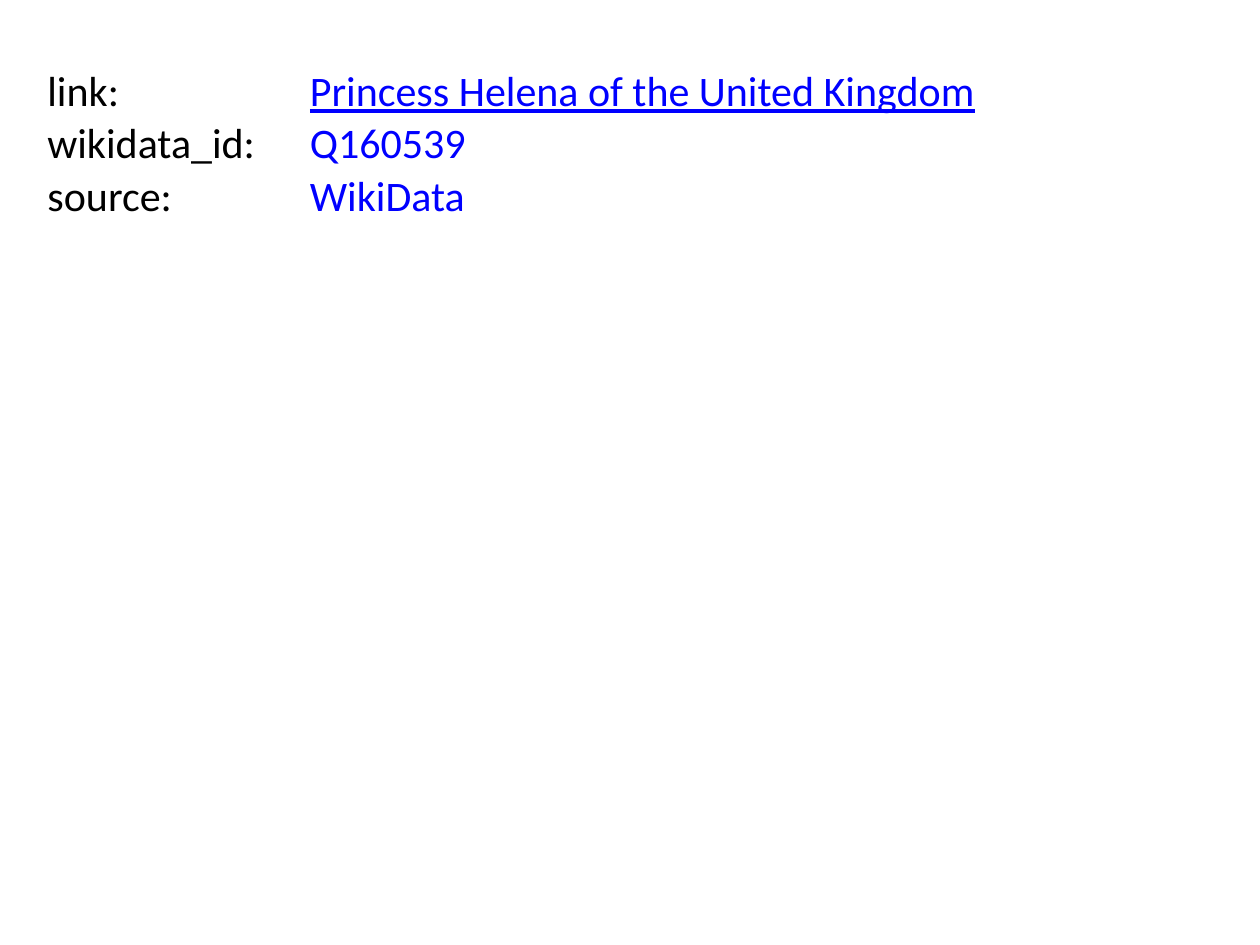
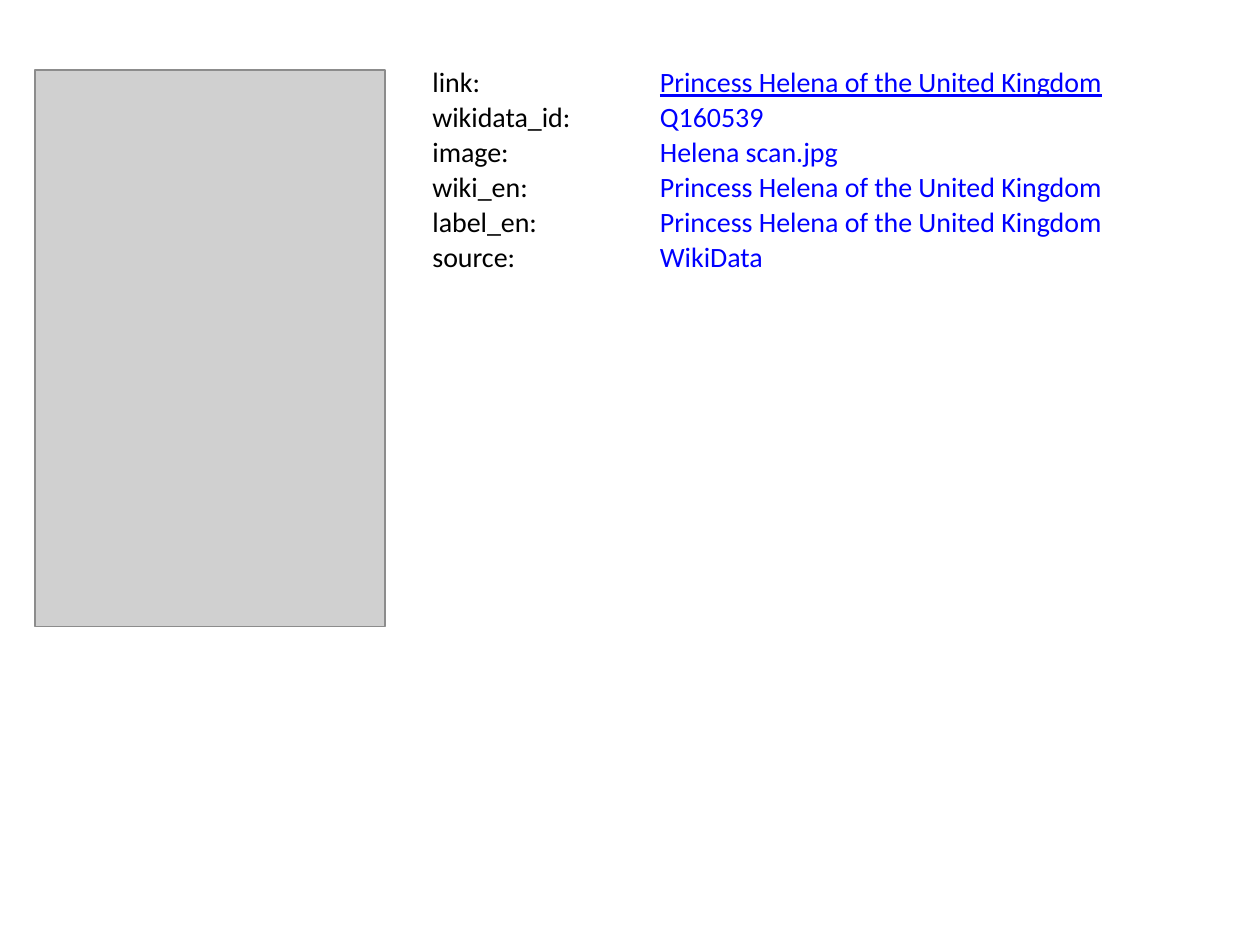
Before and after one commit to BITPlan/com.bitplan.simplegraph, a slide deck: slide 6 of QueenVictoria.pptx. Drawn at 1260x945 pixels with LibreOffice and Linux fonts; fonts in the diff are those of the drawing; grey boxes stand for pictures. Boxes give left, top, right and bottom in pixels: in the first picture for what was removed or moved away, otherwise in the second. Text is boxed around its words. In the diff, an @@ line names an element or a change of style, - is before the commit and + after.

```diff
--- a/QueenVictoria.pptx
+++ b/QueenVictoria.pptx
@@ text "link:": place and size @@
-text "link:" at box(47, 76, 119, 107)
+text "link:" at box(432, 72, 480, 92)
@@ text "Princess Helena of the United ...": place and size @@
-text "Princess Helena of the United ..." at box(310, 76, 975, 114)
+text "Princess Helena of the United ..." at box(660, 212, 1101, 237)
@@ picture added at box(35, 71, 386, 627) @@
@@ text "wikidata_id:": place and size @@
-text "wikidata_id:" at box(47, 128, 255, 164)
+text "wikidata_id:" at box(432, 107, 570, 131)
@@ text "Q160539": place and size @@
-text "Q160539" at box(310, 129, 466, 164)
+text "Q160539" at box(660, 108, 764, 131)
@@ text added at box(660, 72, 1101, 97), 16 pt, text #0000FF @@
+Princess Helena of the United Kingdom
@@ text added at box(746, 72, 839, 167), 16 pt, text #0000FF @@
+Helena scan.jpg
@@ text added at box(432, 142, 508, 167), 16 pt, text #000000 @@
+image:
@@ text added at box(432, 177, 537, 236), 16 pt, text #000000 @@
+wiki_en:
@@ text added at box(432, 177, 527, 201), 16 pt, text #000000 @@
+label_en:
@@ text added at box(660, 177, 1101, 202), 16 pt, text #0000FF @@
+Princess Helena of the United Kingdom
@@ size 24 to 16 pt in 6 elements at box(660, 212, 1101, 237), box(432, 72, 480, 92), box(660, 108, 764, 131), box(660, 247, 763, 268), box(432, 107, 570, 131), box(432, 253, 515, 268) @@
@@ text "source:": place and size @@
-text "source:" at box(47, 190, 171, 212)
+text "source:" at box(432, 253, 515, 268)
@@ text "WikiData": place and size @@
-text "WikiData" at box(310, 181, 465, 212)
+text "WikiData" at box(660, 247, 763, 268)
```
Also in this commit, not shown: 9 other slides changed, 7 other files.
